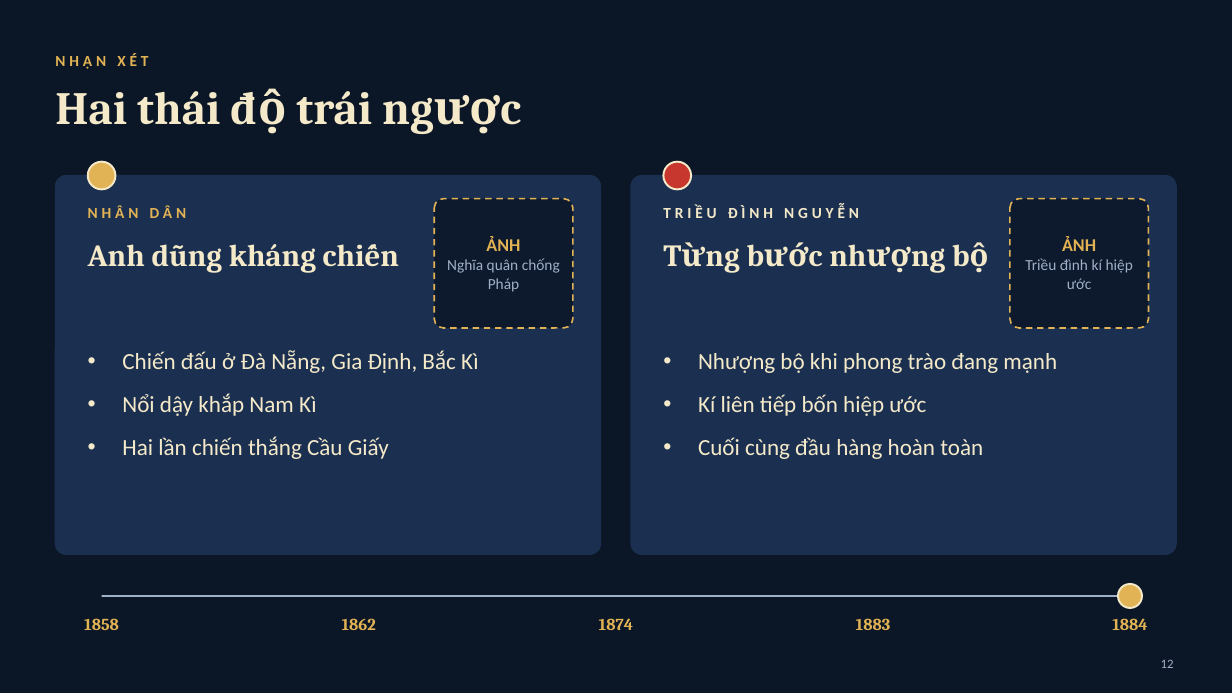
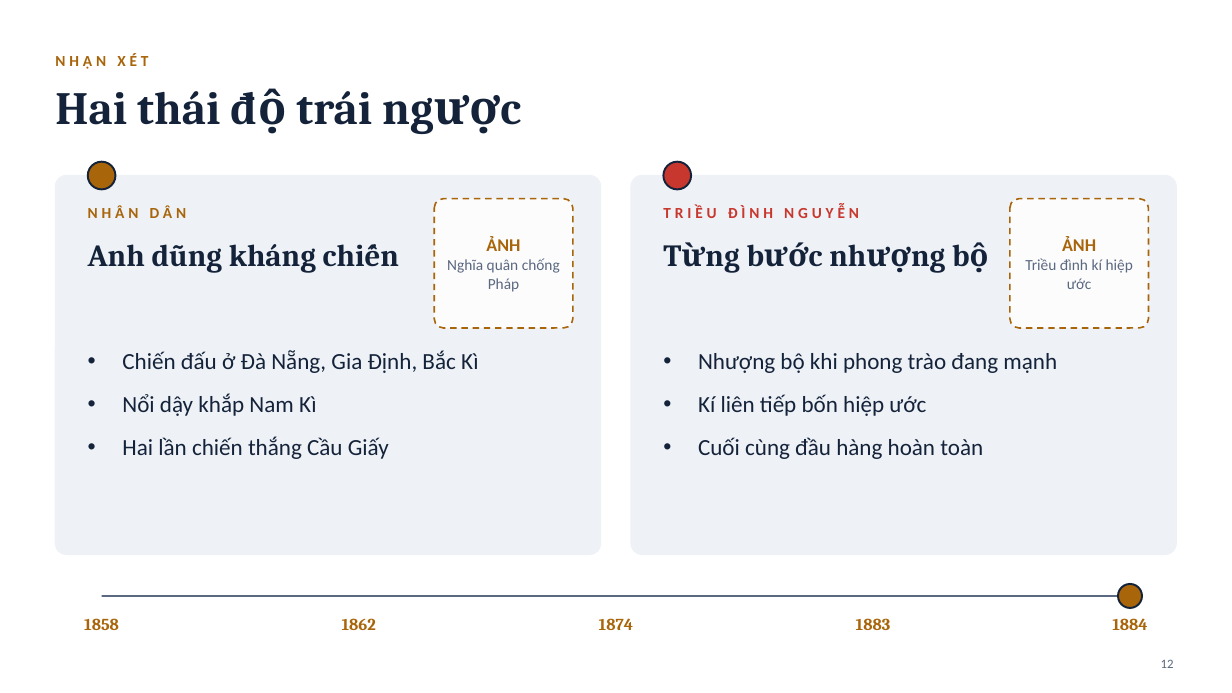
Before and after one commit to binhnguyentri2010-lang/bocaocap, a slide deck: slide 12 of thuyet-trinh/khang-chien-chong-phap-1858-1884.pptx. Drawn at 1232x693 pixels with LibreOffice and Linux fonts; fonts in the diff are those of the drawing. Boxes give left, top, right and bottom in pixels: in the first picture for what was removed or moved away, otherwise in the second. Text is boxed around its words. In the diff, an @@ line names an element or a change of style, - is before the commit and + after.

```diff
--- a/thuyet-trinh/khang-chien-chong-phap-1858-1884.pptx
+++ b/thuyet-trinh/khang-chien-chong-phap-1858-1884.pptx
@@ background #0B1626 to #FFFFFF @@
@@ rounded rectangle at [55, 176, 601, 555]: fill #1B3050 to #EEF1F6; outline #1B3050 1 pt to #EEF1F6 1 pt @@
@@ ellipse at [88, 162, 116, 189]: fill #E2B354 to #A8650A; outline #F4E9C9 1.5 pt to #14233A 1.5 pt @@
@@ rounded rectangle at [631, 176, 1177, 555]: fill #1B3050 to #EEF1F6; outline #1B3050 1 pt to #EEF1F6 1 pt @@
@@ ellipse at [664, 162, 691, 189]: outline #F4E9C9 1.5 pt to #14233A 1.5 pt @@
@@ rounded rectangle "ẢNH" at [434, 199, 573, 328]: text colour #E2B354 to #A8650A in "ẢNH"; text colour #9FB0C8 to #5A6880 in "Nghĩa quân chống Pháp"; fill #0B1626 at 85% opacity to #FFFFFF at 85% opacity; outline #E2B354 1.25 pt dashed to #A8650A 1.25 pt dashed @@
@@ text "TRIỀU ĐÌNH NGUYỄN" at [663, 205, 859, 218]: text colour #F4E9C9 to #C8372D @@
@@ rounded rectangle "ẢNH" at [1010, 199, 1149, 328]: text colour #E2B354 to #A8650A in "ẢNH"; text colour #9FB0C8 to #5A6880 in "Triều đình kí hiệp ước"; fill #0B1626 at 85% opacity to #FFFFFF at 85% opacity; outline #E2B354 1.25 pt dashed to #A8650A 1.25 pt dashed @@
@@ text colour #F4E9C9 to #14233A in 5 elements at [55, 91, 372, 125], [88, 244, 316, 273], [122, 350, 479, 459], [664, 236, 1006, 319], [698, 353, 1057, 459] @@
@@ line (102, 596) - (1130, 596): stroke #9FB0C8 1.25 pt to #5A6880 1.25 pt @@
@@ ellipse at [1118, 584, 1142, 608]: fill #E2B354 to #A8650A; outline #F4E9C9 1.5 pt to #14233A 1.5 pt @@
@@ text colour #E2B354 to #A8650A in 7 elements at [55, 53, 148, 69], [88, 205, 186, 218], [84, 618, 119, 630], [342, 618, 376, 630], [599, 618, 633, 630], [856, 618, 891, 630], [1112, 618, 1147, 630] @@
@@ page number at [1161, 659, 1174, 668]: text colour #9FB0C8 to #5A6880 @@
```
Also in this commit, not shown: 12 other slides changed, 3 other files.
